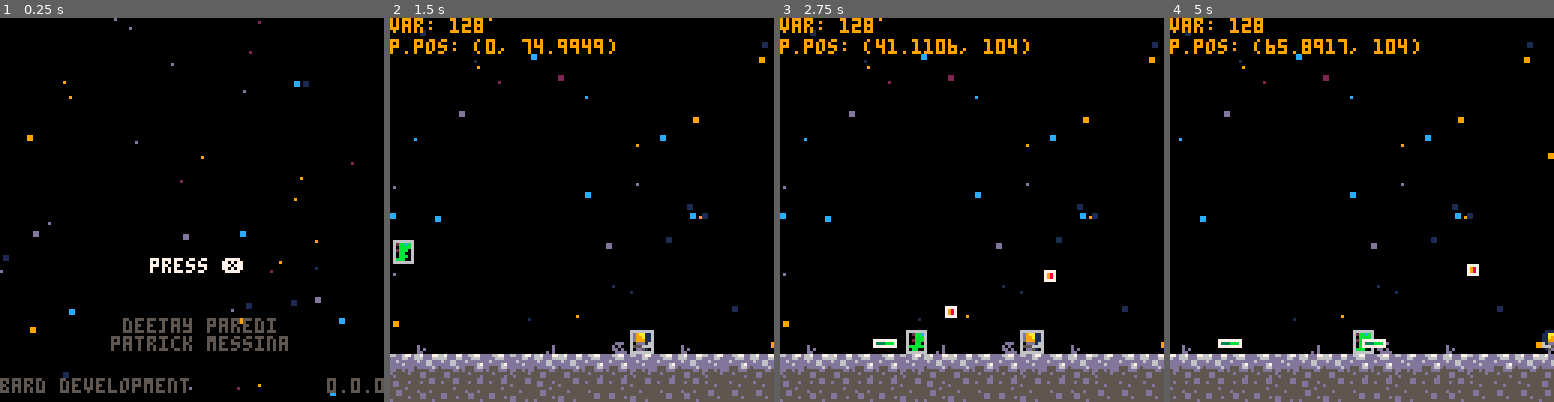
Above: before the commit, frames 1-4 (left to right).
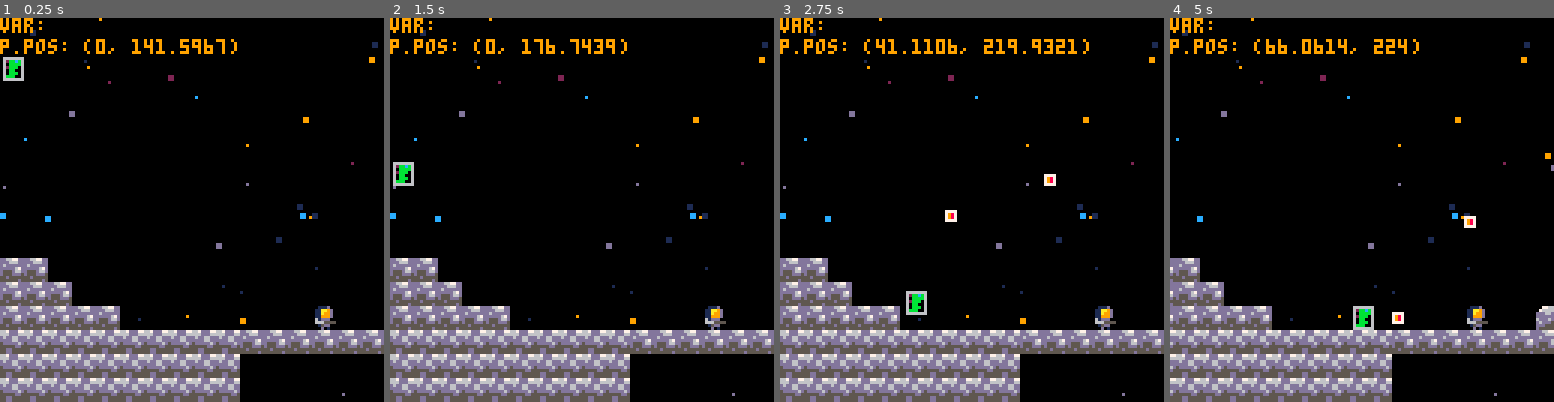
Above: after the commit, the same moments.

Repository: barddev/moonshot
Game: PICO-8 cartridge moonshot.p8
Same seed, same stepped clock (60 frames per second), same inputs: the game is played once before the commit and once after it.
Inputs:
- Up to frame 1 (0.25 s): no input
- Up to frame 2 (1.5 s): tap X (X key) at 0.33, 1.07 s; tap O (Z key) at 0.7 s
- Up to frame 3 (2.75 s): hold Right 1.6-2.1 s; tap O (Z key) at 1.7, 2.1, 2.5 s; tap X (X key) at 1.85 s; hold Right from 2.47 s (still down)
- Up to frame 4 (5 s): tap O (Z key) every 0.4 s from 2.9 to 4.9 s; tap X (X key) at 2.97, 4.08 s; release Right at 3.03 s; hold Left 3.08-3.58 s; hold Right 4.02-4.68 s

The runs differ from the first frame. In frame 1, 21% of the frame differs, in the area x 0-100%, y 0-100%; in frame 2, 20%; in frame 3, 20%; in frame 4, 21%.

Commit message:
started making second level

Diff:
--- a/moonshot.p8
+++ b/moonshot.p8
@@ -9,8 +9,8 @@
     g = game:new()
     p = player:new()
     c = cam:new()
-    g:change_state(menu)
-    -- g:change_state(level_1)
+    -- g:change_state(menu)
+    g:change_state(level_2)
 end
 
 function _update60()
@@ -1374,9 +1374,25 @@
 
 
 
+…(16 lines of a section not shown)…
 __gff__
-0080808080808000000000000000000004000000000000000000000000000000400000000000000000000000000000000000000000000000000000000000000001010101010100000000000000010101010101010101000000000000000003030101010100000000000000000000200000000000000000000000000000002020
-0000000000000000000000000000000000000000000000000000000000000000000000000000000000000000000000000000000000000000000000000000000000000000000000000000000000000000000000000000000000000000000000000000000000000000000000000000000000000000000000000000000000000000
+0080808080808000000000000000000004000000000000000000000000000000400000000000000000000000000000000000000000000000000000000000000001010101010100000000000000010101010101010101000000000000000003030101010101010000000000000000202000000001010100000000000000002020
+0100010101010000000000000000000001000101010100000000000000000000000001010000000000000000000000000000010100000000000000000000000000000000000000000000000000000000000000000000000000000000000000000000000000000000000000000000000000000000000000000000000000000000
 __map__
 000000000000000000000000000000000000000000000000000000000000000000000000000000000000000000000000000000000000000000000000000000000000000000000000000000000000000000000000000000000000000000000000000000000000000000000000000000000000000000000000000000000000796a
 000000000000000000000000000000000000000000000000000000000000000000000000000000000000000000000000000000000000000000000000000000000000000000000000000000000000000000000000000000000000000000000000000000000000000000000000000000000000000000000000000000000000796a
@@ -1386,86 +1402,86 @@
 000000000000000000000000000000000000000000000000000000000000000000000000000000000000000000000000000000000000000000000000000000000000000000000000000000000000000000000000000000000000000000000000000000000000000000000000000000000000000000000000000000000000796a
 000000000000000000000000000000000000000000000000000000000000000000000000000000000000000000000000000000000000000000000000000000000000000000000000000000000000000000000011004800000000004a00000000000000000000000000000000000000000000000000000000000000000000796a
 000000000000000000000000000000000000000000000000000000004a0000007f7f7f00000000000000000000000000000000000000000000000000000000000000000000000000000000000000000000000041424242424242424242450000000000000000000000000000000000000000000000000000000000000000796a
-000000000000000000000000000000000000000000000000000000414444444442434343434500000000000000000000000000000000000000000000000000000000000000000000000000000000000000000073515451505054505454720000000000000000000000000000000000000000000060606000000000000000796a
-000000000000000000000000000000000000000000000000000000707170717070727172727200000000000000000000000000000000000000000000000000000000000000000000000000000000000000000064505456505451506572000000000000000000000000000000000000000000000000000000000000005859796a
-0000000000000000000000000000000000000000000000000000000000000000000000000000000000000000000000000000004900000000000000000000000000000000000000000000000000000000000000735354545050515172000000000000000000000000000000007f7f00000000000000000000000000006869796a
-000000000000000000000000000000000000000060000000000000000000000000000000000000000000000000004145000000414500000000000000000000005e5e5e000000000000000000005e5e5e00000070645350525254760000000000000000000000000000000000606000000000000000000060606000000000796a
-000000000000000000000000000000000000000060000000000000000000000000000000000000000000000000006475000000747500000000000000000000000000000000000000000000000000000000000000715153525055624500000000000000000000000000006060606160600000000000000000000000000000796a
-0048000000004900004a000048000000110000006000001100000000004800000000000049000000110000490000736500000073757f7f000000494800000000000000000000005e5e5e00000000000000000000007064504647506500490000000000480000004a001160606160606000004a0000004800004900004900796a
+000000000000000000000000000000000000000000000000000000414444444442434343434500000000000000000000000000000000000000000000000000000000000000000000000000000000000000000073515451505054505454720000000000000000000000000000000000000000000000000000000000000000796a
+000000000000000000000000000000000000000000000000000000707170717070727172727200000000000000000000000000000000000000000000000000000000000000000000000000000000000000000064505456505451506572000000000000000000000000000000000000000000000000000000000000000000796a
+0000000000000000000000000000000000000000000000000000000000000000000000000000000000000000000000000000004900000000000000000000000000000000000000000000000000000000000000735354545050515172000000000000000000000000000000007f7f00000000000000000000000000000000796a
+000000000000000000000000000000000000000060000000000000000000000000000000000000000000000000004145000000414500000000000000000000005e5e5e000000000000000000005e5e5e000000706453505252547600000000000000000000000000000000006060000000000000000000000000000000005b5c
+0000000000000000000000000000000000000000600000000000000000000000000000000000000000000000000064750000007475000000000000000000000000000000000000000000000000000000000000007151535250556245000000000000000000000000000060606061606000000000c0c100000000000000006b6c
+0048000000004900004a000048000000110000006000001100000000004800000000000049000000110000490000736500000073757f7f000000494800000000000000000000005e5e5e00000000000000000000007064504647506500490000000000480000004a001160606160606000004a00d0d1480000c2c30049006b6c
 4443434242444343424244424344424343444343444242434244444344424344444244434244424342434243424463750000007462434443444442424342450000000000000000000000000000000000000000000000735151505262444444424244424243444342434442424342444342424243424242434442424242424242
 5054515451555055535155535452525250515555515253555453555151525152535555555354535046475350535552760000007350505050505050505050650000000000000000000000000000000000000000000000715050505050505050505050505050505050505050505050545050505050505050505050505050505050
-0000000000000000000000000000000000000000000000000000000000000000000000000000000000000000000000000000000000000000000000000000000000000000000000000000000000000000000000000000000000000000000000000000000000000000000000000000000000000000000000000000000000000000
-0000000000000000000000000000000000000000000000000000000000000000000000000000000000000000000000000000000000000000000000000000000000000000000000000000000000000000000000000000000000000000000000000000000000000000000000000000000000000000000000000000000000000000
-0000000000000000000000000000000000000000000000000000000000000000000000000000000000000000000000000000000000000000000000000000000000000000000000000000000000000000000000000000000000000000000000000000000000000000000000000000000000000000000000000000000000000000
-0000000000000000000000000000000000000000000000000000000000000000000000000000000000000000000000000000000000000000000000000000000000000000000000000000000000000000000000000000000000000000000000000000000000000000000000000000000000000000000000000000000000000000
-0000000000000000000000000000000000000000000000000000000000000000000000000000000000000000000000000000000000000000000000000000000000000000000000000000000000000000000000000000000000000000000000000000000000000000000000000000000000000000000000000000000000000000
-0000000000000000000000000000000000000000000000000000000000000000000000000000000000000000000000000000000000000000000000000000000000000000000000000000000000000000000000000000000000000000000000000000000000000000000000000000000000000000000000000000000000000000
-0000000000000000000000000000000000000000000000000000000000000000000000000000000000000000000000000000000000000000000000000000000000000000000000000000000000000000000000000000000000000000000000000000000000000000000000000000000000000000000000000000000000000000
-0000000000000000000000000000000000000000000000000000000000000000000000000000000000000000000000000000000000000000000000000000000000000000000000000000000000000000000000000000000000000000000000000000000000000000000000000000000000000000000000000000000000000000
-0000000000000000000000000000000000000000000000000000000000000000000000000000000000000000000000000000000000000000000000000000000000000000000000000000000000000000000000000000000000000000000000000000000000000000000000000000000000000000000000000000000000000000
-0000000000000000000000000000000000000000000000000000000000000000000000000000000000000000000000000000000000000000000000000000000000000000000000000000000000000000000000000000000000000000000000000000000000000000000000000000000000000000000000000000000000000000
-0000000000000000000000000000000000000000000000000000000000000000000000000000000000000000000000000000000000000000000000000000000000000000000000000000000000000000000000000000000000000000000000000000000000000000000000000000000000000000000000000000000000000000
-0000000000000000000000000000000000000000000000000000000000000000000000000000000000000000000000000000000000000000000000000000000000000000000000000000000000000000000000000000000000000000000000000000000000000000000000000000000000000000000000000000000000000000
-0000000000000000000000000000000000000000000000000000000000000000000000000000000000000000000000000000000000000000000000000000000000000000000000000000000000000000000000000000000000000000000000000000000000000000000000000000000000000000000000000000000000000000
-0000000000000000000000000000000000000000000000000000000000000000000000000000000000000000000000000000000000000000000000000000000000000000000000000000000000000000000000000000000000000000000000000000000000000000000000000000000000000000000000000000000000000000
-0042424200000000000000000000000000000000000000000000000000000000000000000000000000000000000000000000000000000000000000000000000000000000000000000000000000000000000000000000000000000000000000000000000000000000000000000000000000000000000000000000000000000000
-4242424242000000000000000000000000000000000000000000000000000000000000000000000000000000000000000000000000000000000000000000000000000000000000000000000000000000000000000000000000000000000000000000000000000000000000000000000000000000000000000000000000000000
-…(59 lines of a section not shown)…
+000000000000000000000000000000000000000000000000000000000000000000000000000000000000000000000000000000000000000000000000000000000000000000000000000000000000000000000000000000000000000000000000000000000000000000000000000000000000000000000000000000000000796a
+000000000000000000000000000000000000000000000000000000000000000000000000000000000000000000000000000000000000000000000000000000000000000000000000000000000000000000000000000000000000000000000000000000000000000000000000000000000000000000000000000000000000796a
+000000000000000000000000000000000000000000000000000000000000000000000000000000000000000000000000000000000000000000000000000000000000000000000000000000000000000000000000000000000000000000000000000000000000000000000000000000000000000000000000000000000000796a
+000000000000000000000000000000000000000000000000000000000000000000000000000000000000000000000000000000000000000000000000000000000000000000000000000000000000000000000000000000000000000000000000000000000000000000000000000000000000000000000000000000000000796a
+000000000000000000000000000000000000444444440000000000000000000000000000000000000000000000000000000000000000000000000000000000000000000000000000000000000000000000000000000000000000000000000000000000000000000000000000000000000000000000000000000000000000796a
+00000000000000000000000000000000007e7e7e7e444400000000000000000000000000000000000000000000000010000000000000000000000000000000000000000000000000000000000000000000000000000000000000000000000000000000000000000000000000000000000000000000000000000000000000796a
+0000000000000000000000000000000000000000007e4444000000000000000000000043430000000000000000150042000000000000000000000000000000000000000000000000000000000000000000000000000000000000000000000000000000000000000000000000000000000000000000000000000000000000796a
+00000000000000000000000000000000000000000000444444000000000000000000006f4243434343424242424242546e000000000000000000000000000000005e5e5e5e000000000000000000000000000000000000000000000000000000000000000000000000000000000000000000006060606000000000000000796a
+000000000000000000000000000000000000000000007e7e7e00000000000000000000007e7e7e7e7e7e7e7e7e7e7e7e000000000000000000000000000000000000000000000000000000000000000000000000000000000000000000000000000000000000000000000000000000000000000000000000000000005859796a
+000000000000000000000000000000000000000000000000000000000000000000000000000000000000000000000000000000000000000000606060000000000000000000000043430000000000000000000000000000000000000000000000000000000000000000000000000000000000000000000000000000006869796a
+424200000000000000000000000000000000000000000000000000005e5e000000000000000000000000000000000000000000000000000000000000000000000000000000000043434300000000000000000000000000000000000000000000000000000000000000000000000000000000000000006060600000000000796a
+4242420000000000000000000000000000000000000000000000007f00007f0000000000000000000000000000000000000000000000000000000000000000000000000000000043414343000000000000000000000000000000000000000000000000000000000000000000000000000000000000000000000000000000796a
+42424242420000000000000000110000410000000000000000005e000000005e00000000000000000000000000000000000000000000000000000000000000000000000000000043434343430000000000160000000000000000000000000000000000000000000000000000000000000000000000000000000000000000796a
+434343434343434343434242424242424200000042424242424242424242424200000000007f7f0000000000007f7f000000004242424242000000000000000000004242424242424242434342424242424242424242424242424242424242424242424242424242424242424242424242424242424242424242424242424242
+4343434343434343434300000000000000000000000000000000000000000000424242424242424242424242424242424242424242424242000000000000000000000000000000000000000000000000000000000000000000000000000000000000000000000000000000000000000000000000000000000000000000000000
+4343434343434343434300000000000000000000000000000000000000000000000000000000000000000000000000000000000000000000000000000000000000000000000000000000000000000000000000000000000000000000000000000000000000000000000000000000000000000000000000000000000000000000
+…(59 lines of a section not shown)…
Not shown, changed: 104 lines of the sprite sheet (__gfx__) section of moonshot.p8
